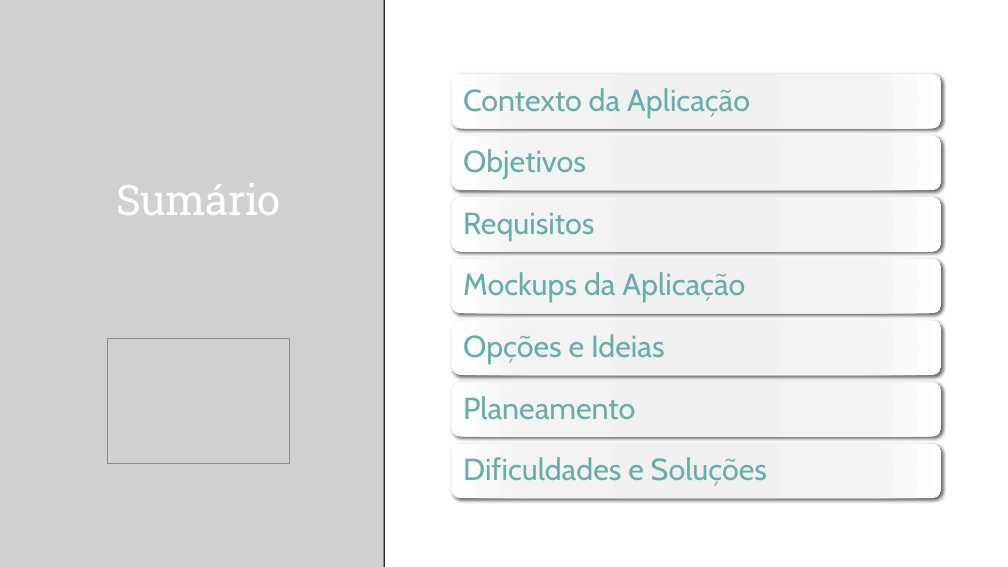
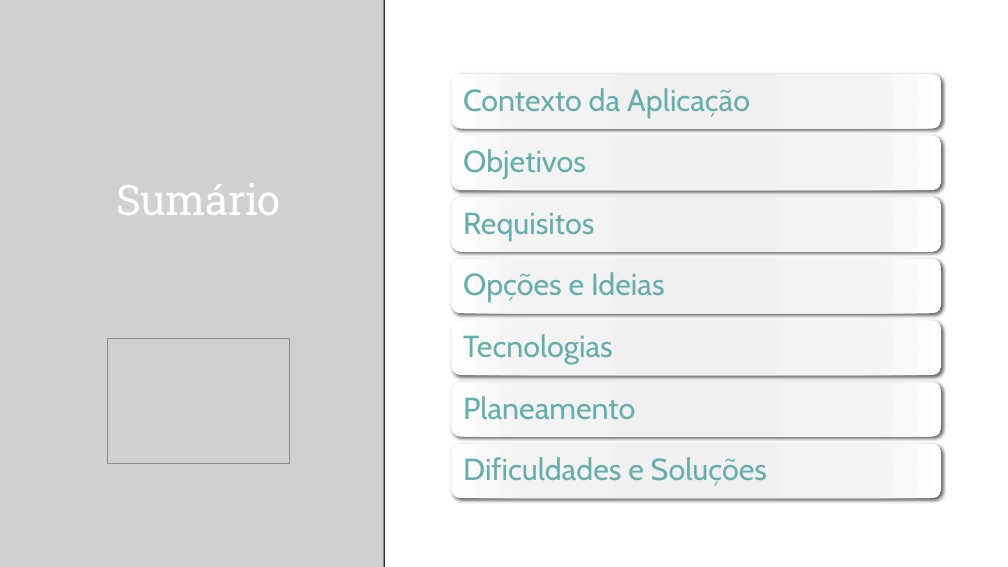
Before and after one commit to DiogoRCP/PSI_PROJETO_ADG, a slide deck: slide 2 of doc/AMSI - Apresentação de Projeto Final.pptx. Drawn at 1008x567 pixels with LibreOffice and Linux fonts; fonts in the diff are those of the drawing; grey boxes stand for pictures. Boxes give left, top, right and bottom in pixels: in the first picture for what was removed or moved away, otherwise in the second. Text is boxed around its words. In the diff, an @@ line names an element or a change of style, - is before the commit and + after.

```diff
--- a/doc/AMSI - Apresentação de Projeto Final.pptx
+++ b/doc/AMSI - Apresentação de Projeto Final.pptx
@@ text "Opções e Ideias": place and size @@
-text "Opções e Ideias" at [463,334,665,364]
+text "Opções e Ideias" at [463,272,665,303]
@@ text removed at [463,272,745,303] @@
-Mockups da Aplicação
@@ text added at [463,334,613,364], 29 pt, text #67AEAA @@
+Tecnologias
```
Also in this commit, not shown: 10 other slides changed, 4 other files.
